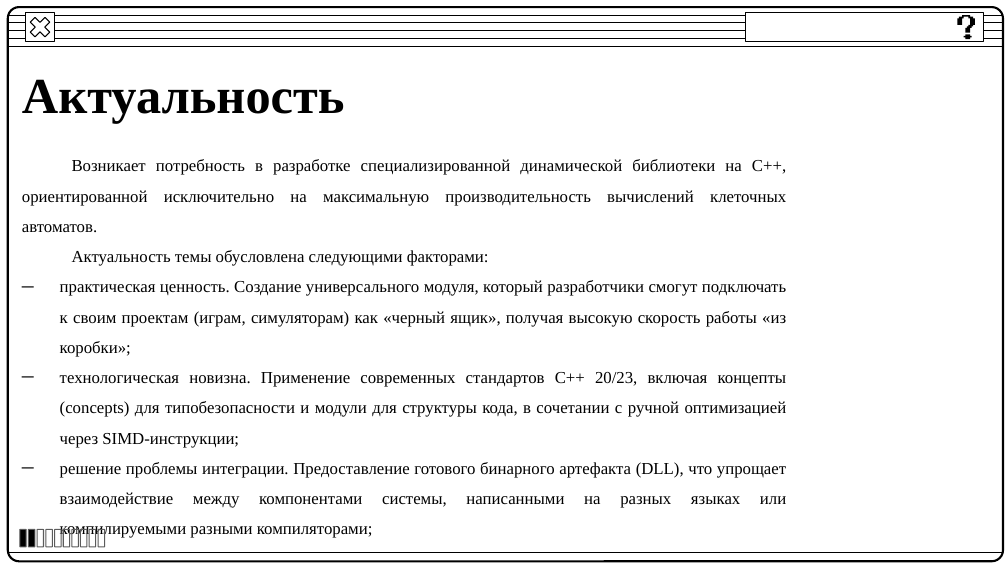
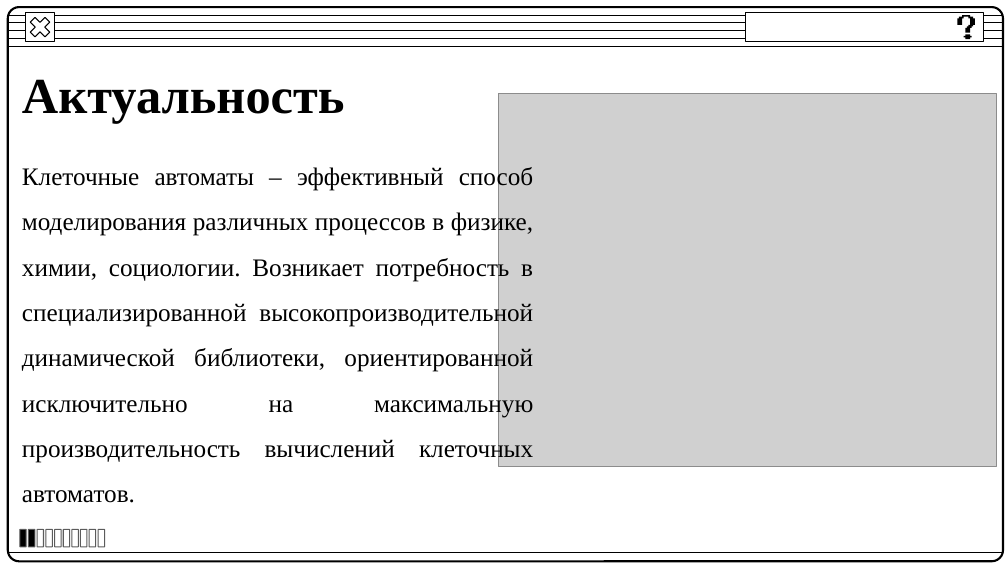
Before and after one commit to BakaKrt/DiplomAPI, a slide deck: slide 2 of ВКР/ВКР.pptx. Drawn at 1008x567 pixels with LibreOffice and Linux fonts; fonts in the diff are those of the drawing; grey boxes stand for pictures. Boxes give left, top, right and bottom in pixels: in the first picture for what was removed or moved away, otherwise in the second. Text is boxed around its words. In the diff, an @@ line names an element or a change of style, - is before the commit and + after.

```diff
--- a/ВКР/ВКР.pptx
+++ b/ВКР/ВКР.pptx
@@ picture added at (x1=498, y1=94, x2=996, y2=467) @@
@@ text at (x1=22, y1=165, x2=533, y2=503): text changed; size 12 to 18 pt @@
-Возникает потребность в разработке специализированной динамической библиотеки на C++, ориентированной исключительно на максимальную производительность вычислений клеточных автоматов.
-Актуальность темы обусловлена следующими факторами:
-─ практическая ценность. Создание универсального модуля, который разработчики смогут подключать к своим проектам (играм, симуляторам) как «черный ящик», получая высокую скорость работы «из коробки»;
-─ технологическая новизна. Применение современных стандартов C++ 20/23, включая концепты (concepts) для типобезопасности и модули для структуры кода, в сочетании с ручной оптимизацией через SIMD-инструкции;
-─ решение проблемы интеграции. Предоставление готового бинарного артефакта (DLL), что упрощает взаимодействие между компонентами системы, написанными на разных языках или компилируемыми разными компиляторами;
+Клеточные автоматы – эффективный способ моделирования различных процессов в физике, химии, социологии. Возникает потребность в специализированной высокопроизводительной динамической библиотеки, ориентированной исключительно на максимальную производительность вычислений клеточных автоматов.
```
Also in this commit, not shown: 7 other slides changed, 3 other files.
